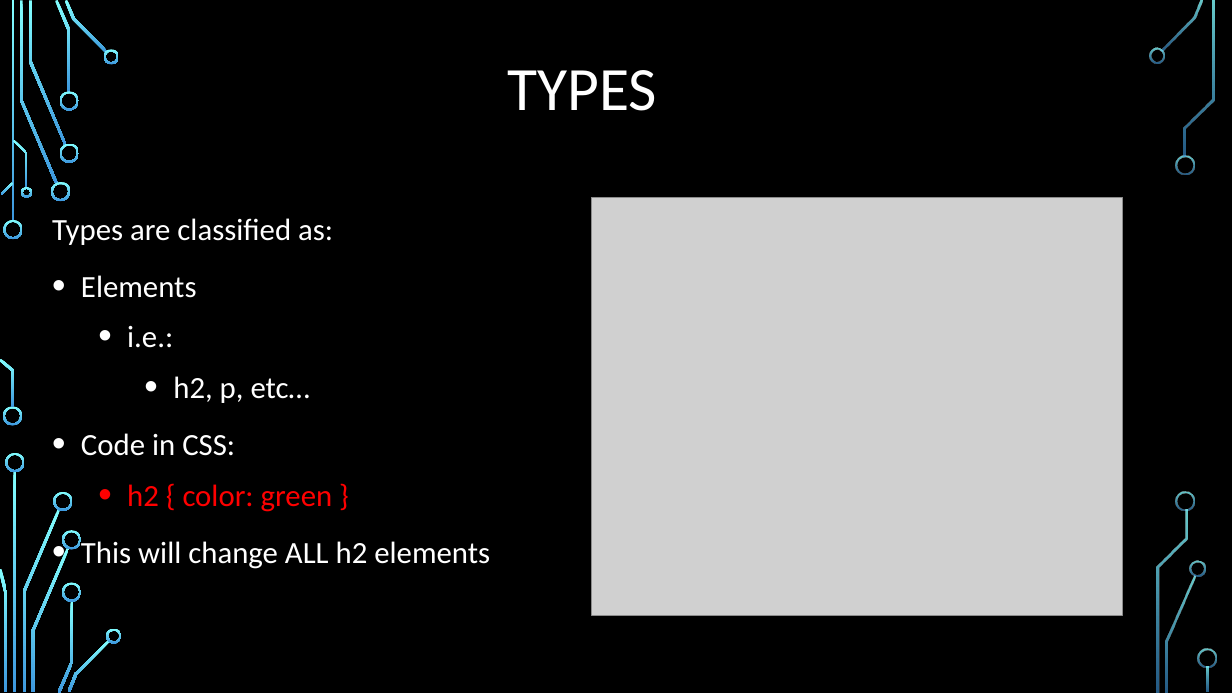
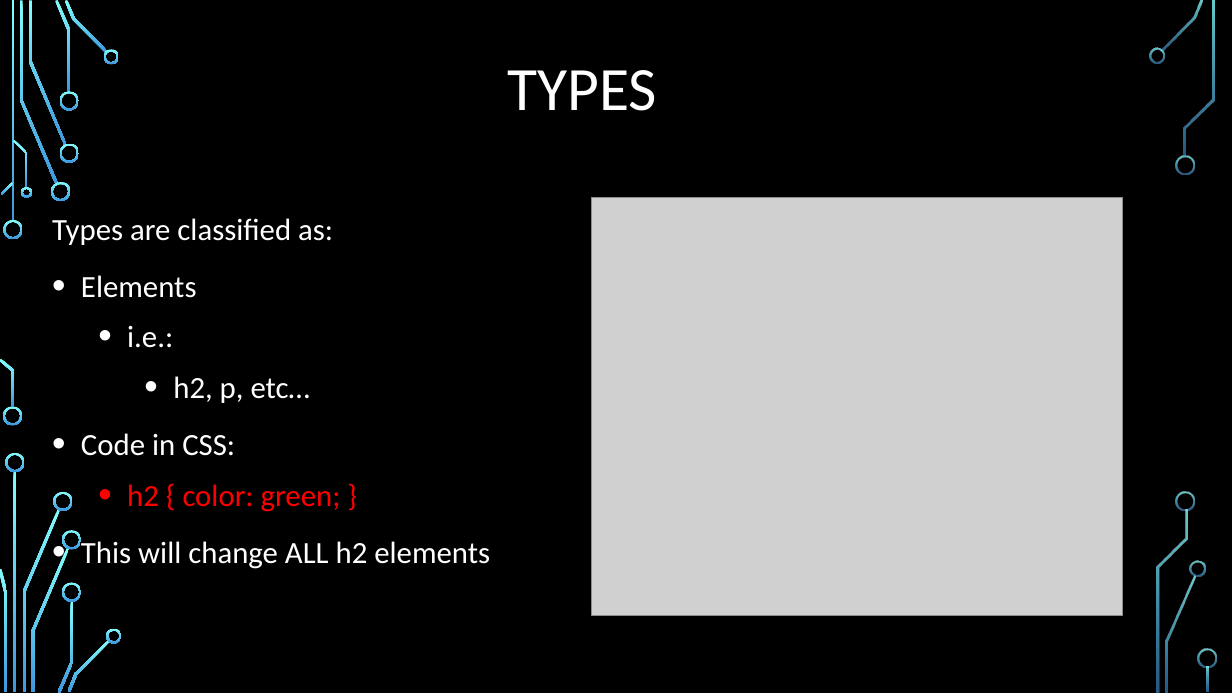
Before and after one commit to mkshoaf/mkshoaf.github.io, a slide deck: slide 3 of presentation/CSS Specificity.pptx. Drawn at 1232x693 pixels with LibreOffice and Linux fonts; fonts in the diff are those of the drawing; grey boxes stand for pictures; background and template pictures are left out. Boxes give left, top, right and bottom in pixels: in the first picture for what was removed or moved away, otherwise in the second. Text is boxed around its words. In the diff, an @@ line names an element or a change of style, - is before the commit and + after.

```diff
--- a/presentation/CSS Specificity.pptx
+++ b/presentation/CSS Specificity.pptx
@@ text at [127, 484, 341, 512]: text changed @@
-  • h2 { color: green }
+  • h2 { color: green; }
```
Also in this commit, not shown: 1 slide added, 1 slide removed, 1 other file.
